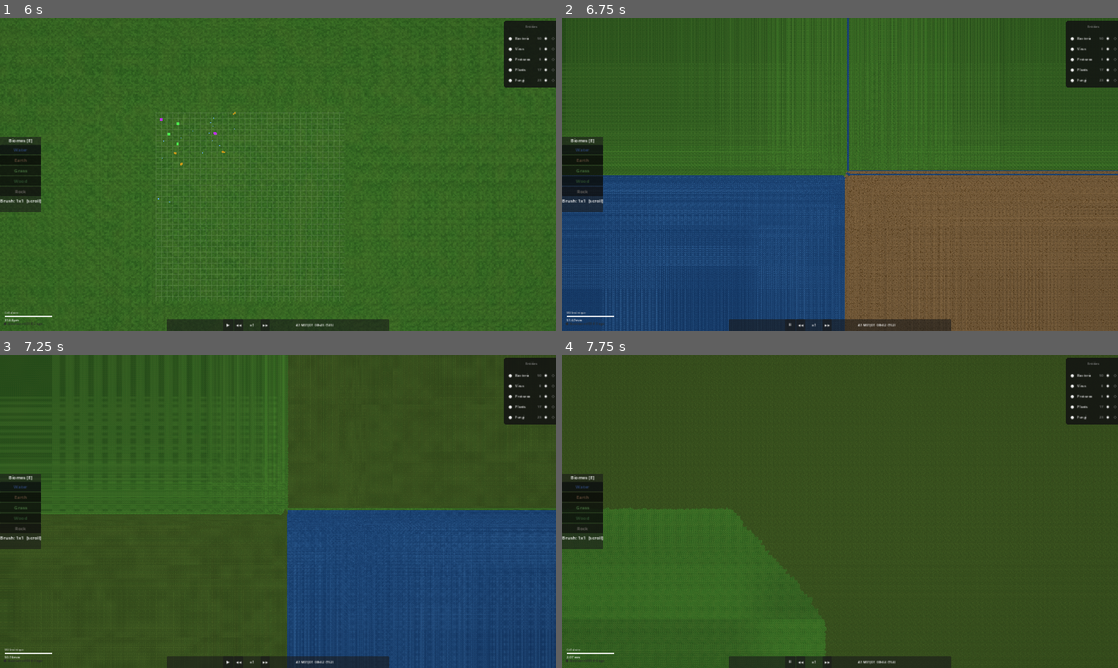
Above: before the commit, frames 1-4 (two rows, left to right).
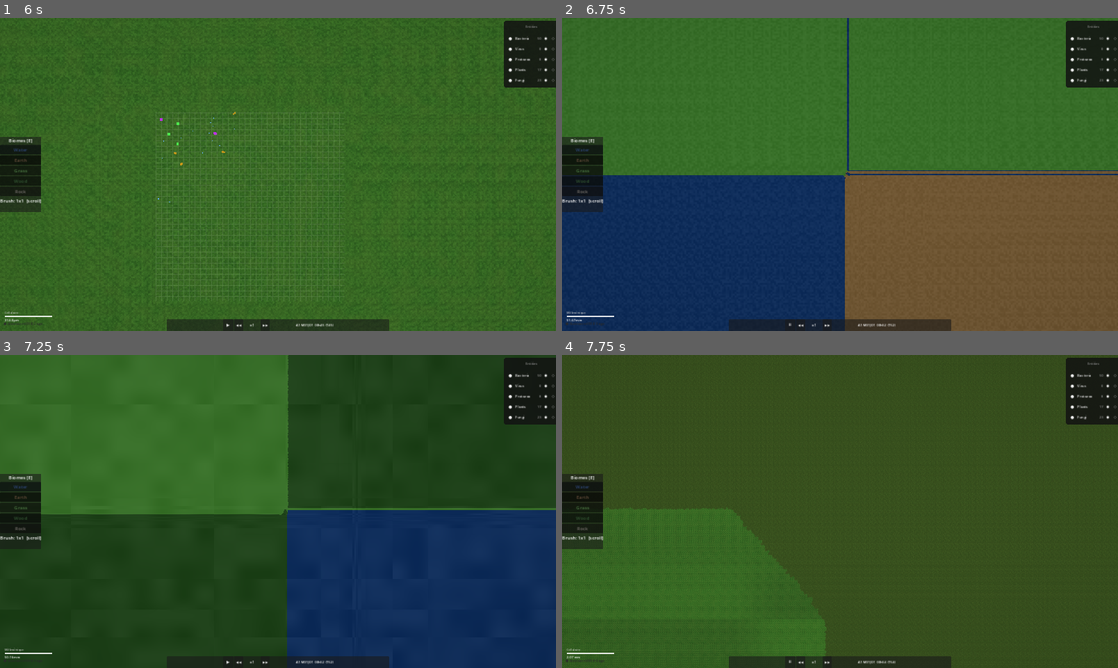
Above: after the commit, the same moments.

Repository: trinityUwU/Primordia
Game: Godot game, scene res://scenes/MainMenu.tscn
Same seed, same stepped clock (60 frames per second), same inputs: the game is played once before the commit and once after it.
Inputs (mouse positions are in pixels of both pictures, inside the frame that each line leads up to):
- Up to frame 1 (6 s): tap Enter at 0.5 s; move the mouse to (400, 158) at 0.52 s; hold D 0.53-1.25 s; tap H at 0.6 s; click (400, 158) at 0.67 s; tap Space at 0.77, 4.52 s; click "New Game" at 1.25 s; click (278, 146) at 2.02 s; type "Alex" at 2.1 s; click "New Game" at 2.75 s; click "Create" at 3.5 s; move the mouse to (166, 190) at 4.27 s; hold S 4.28-5.03 s; tap E at 4.35 s; move the mouse to (333, 105) at 5.02 s; hold D 5.03-5.78 s; tap G at 5.1 s; move the mouse to (250, 237) at 5.77 s; hold W from 5.78 s (still down); tap 1 at 5.85 s; click (250, 237) at 5.92 s
- Up to frame 2 (6.75 s): tap Space at 6.02 s; move the mouse to (1006, 221) at 6.52 s; release W at 6.53 s; hold A from 6.53 s (still down); tap 2 at 6.6 s
- Up to frame 3 (7.25 s): keep holding A; tap Space at 6.77 s
- Up to frame 4 (7.75 s): keep holding A; move the mouse to (673, 464) at 7.27 s; tap 3 at 7.35 s; tap Space at 7.52 s

Frame 1 is identical in both runs. In frame 2, 16% of the frame differs, in the area x 0-100%, y 0-100%; in frame 3, 42%; in frame 4, less than 0.1%.

Commit message:
fix: biome shader LOD — flat colors >2mm/px, single noise 200μm-2mm, full detail <200μm/px

Diff:
--- a/shaders/biome.gdshader
+++ b/shaders/biome.gdshader
@@ -143,6 +143,16 @@
 	return biome_rock(wp);
 }
 
+// ── Flat biome color (no noise — for LOD) ───────────────────────────────────
+
+vec3 biome_color_flat(int b) {
+	if (b == 0) return vec3(0.06, 0.18, 0.36);   // water
+	if (b == 1) return vec3(0.44, 0.34, 0.20);   // earth
+	if (b == 2) return vec3(0.22, 0.44, 0.16);   // grass
+	if (b == 3) return vec3(0.12, 0.26, 0.10);   // wood
+	return             vec3(0.42, 0.40, 0.38);   // rock
+}
+
 // ── Main fragment ────────────────────────────────────────────────────────────
 
 void fragment() {
@@ -151,10 +161,9 @@
 	ivec2 base     = ivec2(floor(chunk_f));
 	int   ts       = int(tex_size);
 
-	// Voronoi — find 2 closest jittered chunk centers for blend
+	// Voronoi — find 2 closest jittered chunk centers
 	float d1 = 1e9, d2 = 1e9;
 	int   b1 = 2,   b2 = 2;
-	vec2  c1_pos = vec2(0.0);
 
 	for (int dy = -1; dy <= 1; dy++) {
 		for (int dx = -1; dx <= 1; dx++) {
@@ -164,27 +173,43 @@
 			int   btype = int(round(b_raw * 4.0));
 			vec2 center = vec2(nc) + 0.5 + chunk_jitter(nc);
 			float d     = distance(chunk_f, center);
-			if (d < d1) {
-				d2 = d1; b2 = b1;
-				d1 = d;  b1 = btype; c1_pos = center;
-			} else if (d < d2) {
-				d2 = d; b2 = btype;
-			}
+			if (d < d1) { d2 = d1; b2 = b1; d1 = d; b1 = btype; }
+			else if (d < d2) { d2 = d; b2 = btype; }
 		}
 	}
 
-	// Blend zone width — transition over ~15% of chunk radius
-	float edge_dist = d2 - d1;
-	float blend = smoothstep(0.0, 0.15, edge_dist);
-
-	vec3 col_a = get_biome_color(b1, world_pos);
-	vec3 col_b = get_biome_color(b2, world_pos);
-	vec3 final_color = mix(col_b, col_a, blend);
-
-	// Global micro-vignette at viewport edges (subtle)
-	vec2 uv_centered = (UV - 0.5) * 2.0;
-	float vign = 1.0 - dot(uv_centered, uv_centered) * 0.04;
-	final_color *= vign;
+	float edge_blend = smoothstep(0.0, 0.18, d2 - d1);
+
+	// LOD: world_units_per_pixel = 1/zoom
+	// > 2000 wu/px (~2mm/px): flat colors only — no noise at all
+	// 200..2000 wu/px: flat colors + cheap single noise blend
+	// < 200 wu/px: full detail textures
+	float wu_per_px = 1.0 / zoom;
+
+	vec3 col_a, col_b;
+
+	if (wu_per_px > 2000.0) {
+		// Pure flat — zero noise ops
+		col_a = biome_color_flat(b1);
+		col_b = biome_color_flat(b2);
+
+	} else if (wu_per_px > 200.0) {
+		// Cheap: flat + single noise layer for variation
+		float t = clamp((wu_per_px - 200.0) / 1800.0, 0.0, 1.0);
+		float n = noise(world_pos / 120.0) * 0.06 - 0.03;
+		col_a = biome_color_flat(b1) + n * (1.0 - t);
+		col_b = biome_color_flat(b2) + n * (1.0 - t);
+
+	} else {
+		// Full detail textures
+		col_a = get_biome_color(b1, world_pos);
+		col_b = get_biome_color(b2, world_pos);
+	}
+
+	vec3 final_color = mix(col_b, col_a, edge_blend);
+
+	vec2 uv_c = (UV - 0.5) * 2.0;
+	final_color *= 1.0 - dot(uv_c, uv_c) * 0.04;
 
 	COLOR = vec4(clamp(final_color, 0.0, 1.0), 1.0);
 }
